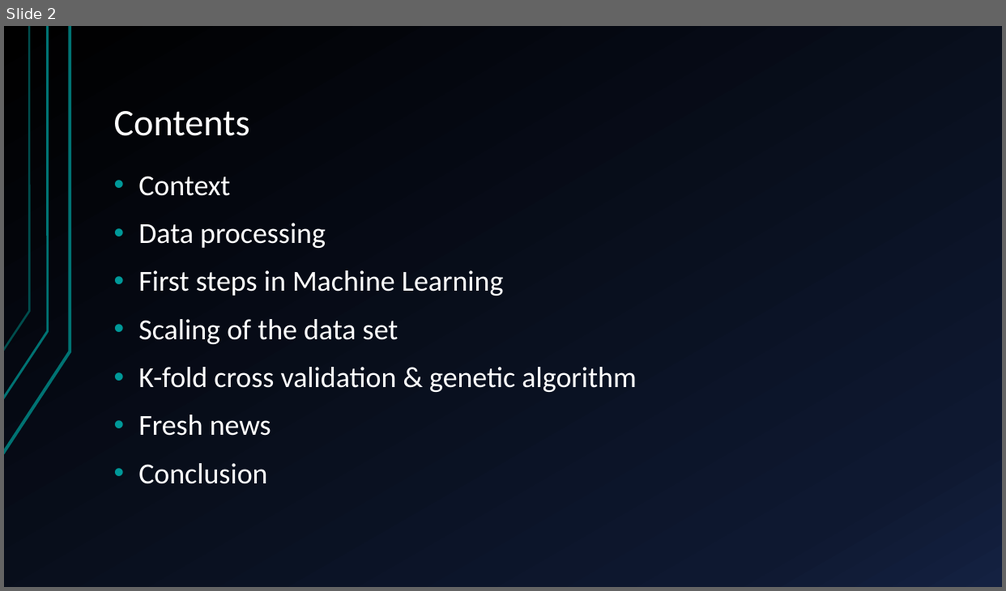
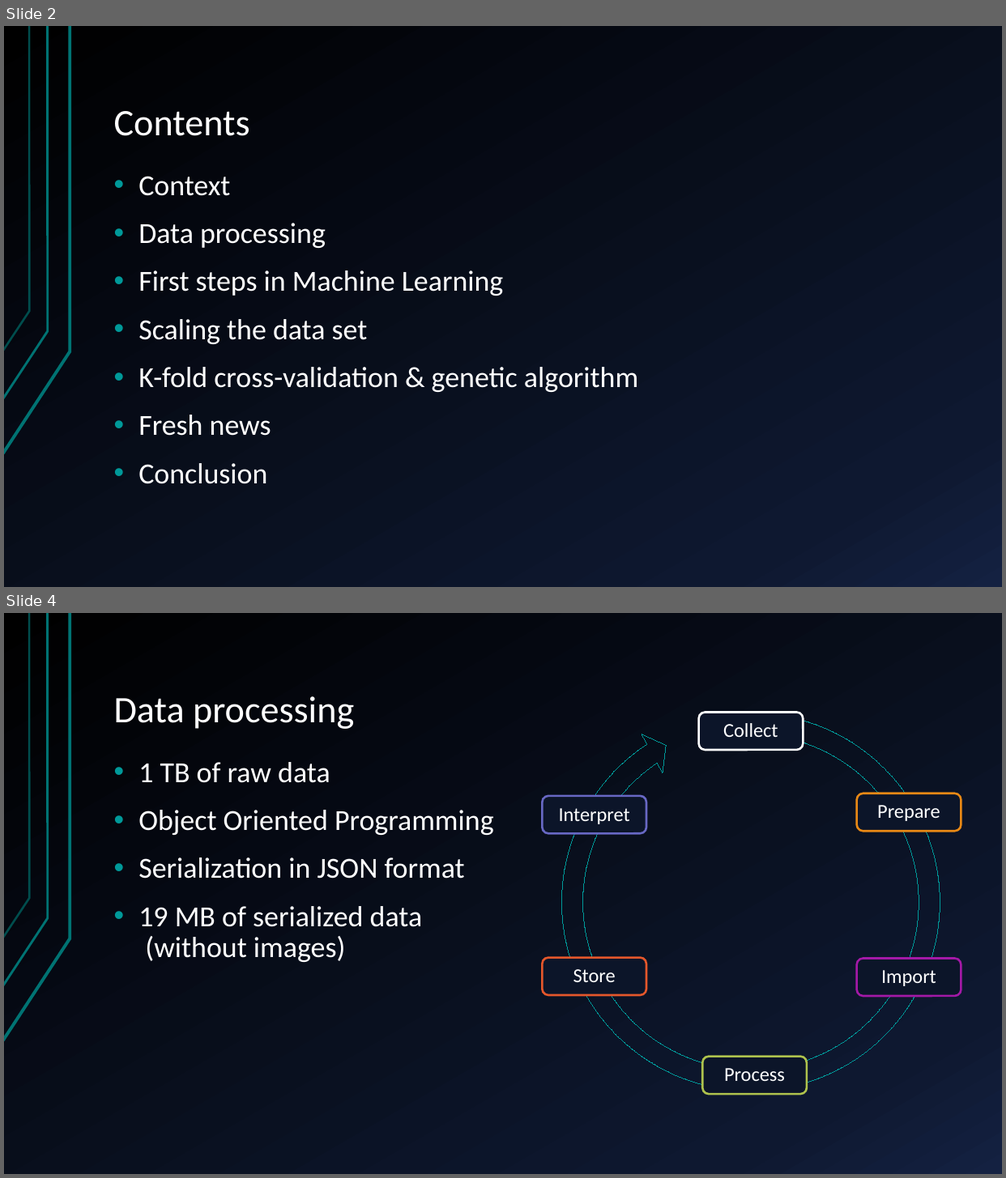
Before and after one commit to Leirof/M1-TNO_Detection_Efficiency, a slide deck: report/Diapo soutenance.pptx. Shown one above the other, each under a label of ours: slide 2 before the commit, slides 2 and 4 after it; the slides between them are not shown. The pictures are 1006x591 and 1006x1178 pixels, drawn with LibreOffice and Linux fonts; fonts in the diff are those of the drawing. Boxes give left, top, right and bottom in pixels: in the first picture for what was removed or moved away, otherwise in the second. Text is boxed around its words. In the diff, an @@ line names an element or a change of style, - is before the commit and + after.

```diff
--- a/report/Diapo soutenance.pptx
+++ b/report/Diapo soutenance.pptx
@@ slide 4 added at (x1=4, y1=613, x2=1002, y2=1174), background gradient #000000 to #0F1931 to #142242; not listed: 3 template elements that a slide beside it also shows @@
@@ title added at (x1=114, y1=696, x2=354, y2=729), 36 pt, text #FFFFFF @@
+Data processing
@@ text added at (x1=138, y1=762, x2=494, y2=962), 28 pt, text #FFFFFF @@
+• 1 TB of raw data
+• Object Oriented Programming
+• Serialization in JSON format
+• 19 MB of serialized data
+  (without images)
@@ group added at (x1=519, y1=671, x2=983, y2=1135): 6 rounded rectangles, 6 texts, 1 circular arrow @@
+Collect
+Prepare
+Import
+Process
+Store
+Interpret
@@ slide 2 changed as well @@
@@ text at (x1=138, y1=319, x2=638, y2=392): text changed @@
-• Scaling of the data set
-• K-fold cross validation & genetic algorithm
+• Scaling the data set
+• K-fold cross-validation & genetic algorithm
```
Also in this commit, not shown: 4 other slides changed, 7 other slides added, 1 slide removed, 6 other files.
